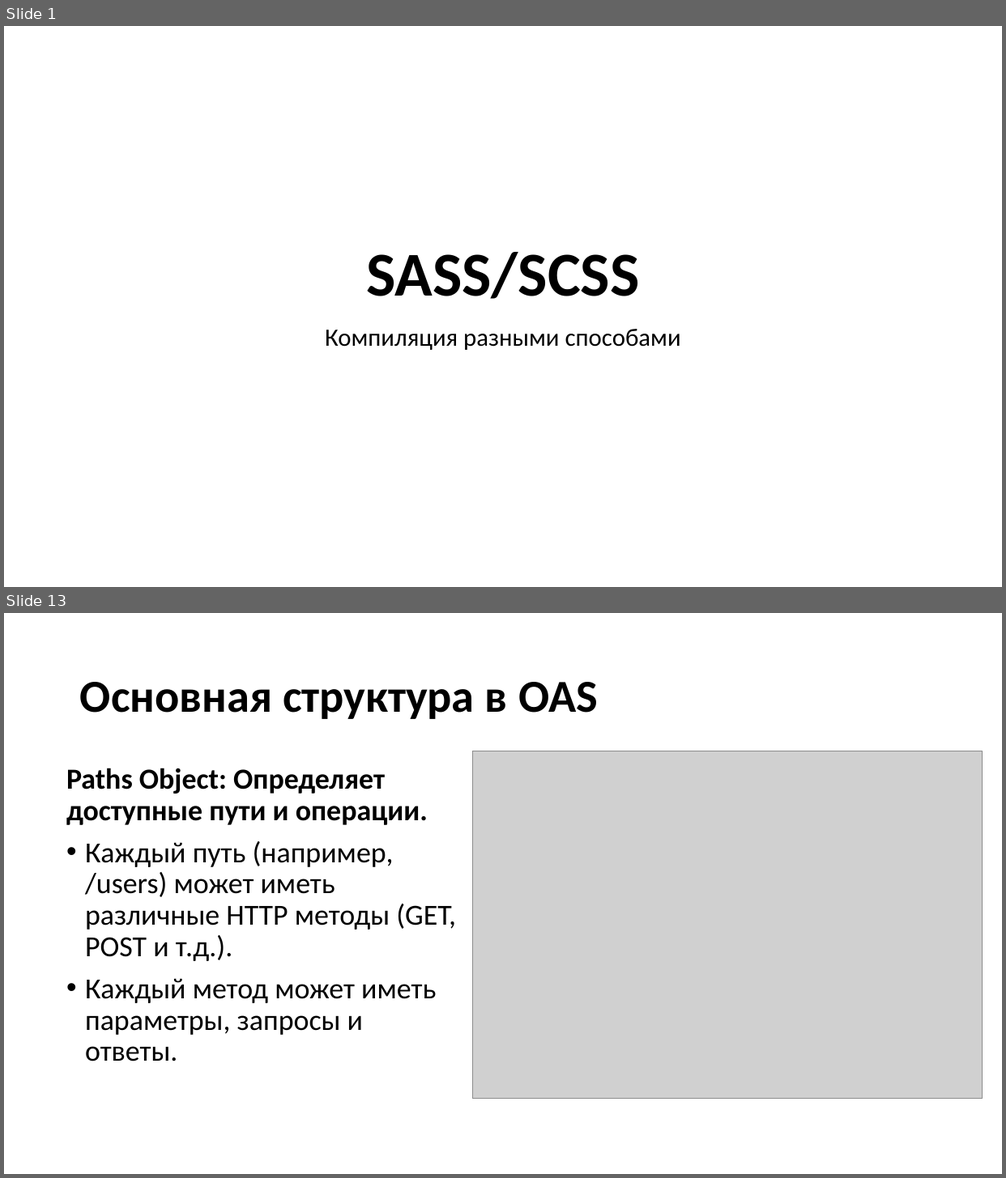
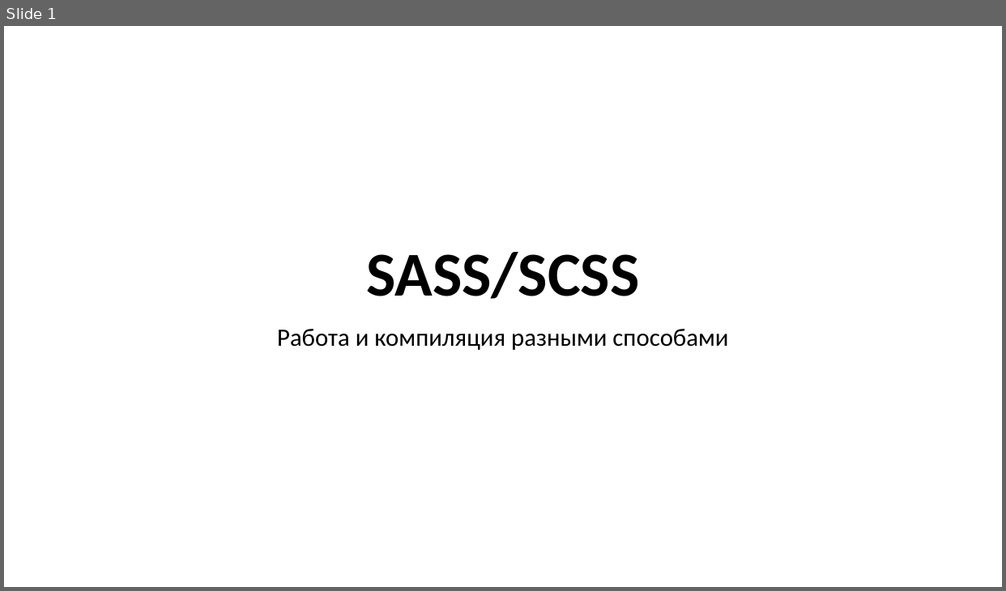
Before and after one commit to TalantRys/scss-study, a slide deck: sass.pptx. Shown one above the other, each under a label of ours: slides 1 and 13 before the commit, slide 1 after it; the slides between them are not shown. The pictures are 1006x1178 and 1006x591 pixels, drawn with LibreOffice and Linux fonts; fonts in the diff are those of the drawing; grey boxes stand for pictures. Boxes give left, top, right and bottom in pixels: in the first picture for what was removed or moved away, otherwise in the second. Text is boxed around its words. In the diff, an @@ line names an element or a change of style, - is before the commit and + after.

```diff
--- a/sass.pptx
+++ b/sass.pptx
@@ slide 13 removed at (4,613,1002,1174), background #FFFFFF @@
@@ title removed at (80,682,598,719) @@
-Основная структура в OAS
@@ picture removed at (473,752,982,1099) @@
@@ text removed at (66,768,456,1062) @@
-Paths Object: Определяет доступные пути и операции.
-• Каждый путь (например, /users) может иметь различные HTTP методы (GET, POST и т.д.).
-• Каждый метод может иметь параметры, запросы и ответы.
@@ slide 1 changed as well @@
@@ subtitle at (277,329,728,350): text changed @@
-Компиляция разными способами
+Работа и компиляция разными способами
```
Also in this commit, not shown: 1 other slide changed, 8 slides added, 28 other slides removed.
